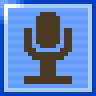
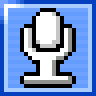
The second 96×96 image is a revision of the first. Changes to its layers:
added layer "Layer copy" in group "Nintendoggo" over 24, 12, 72, 84
added layer "Layer #2" in group "Nintendoggo" over 20, 8, 76, 88
hid "Nintendogs Mic scaled #2" over 24, 12, 72, 84
